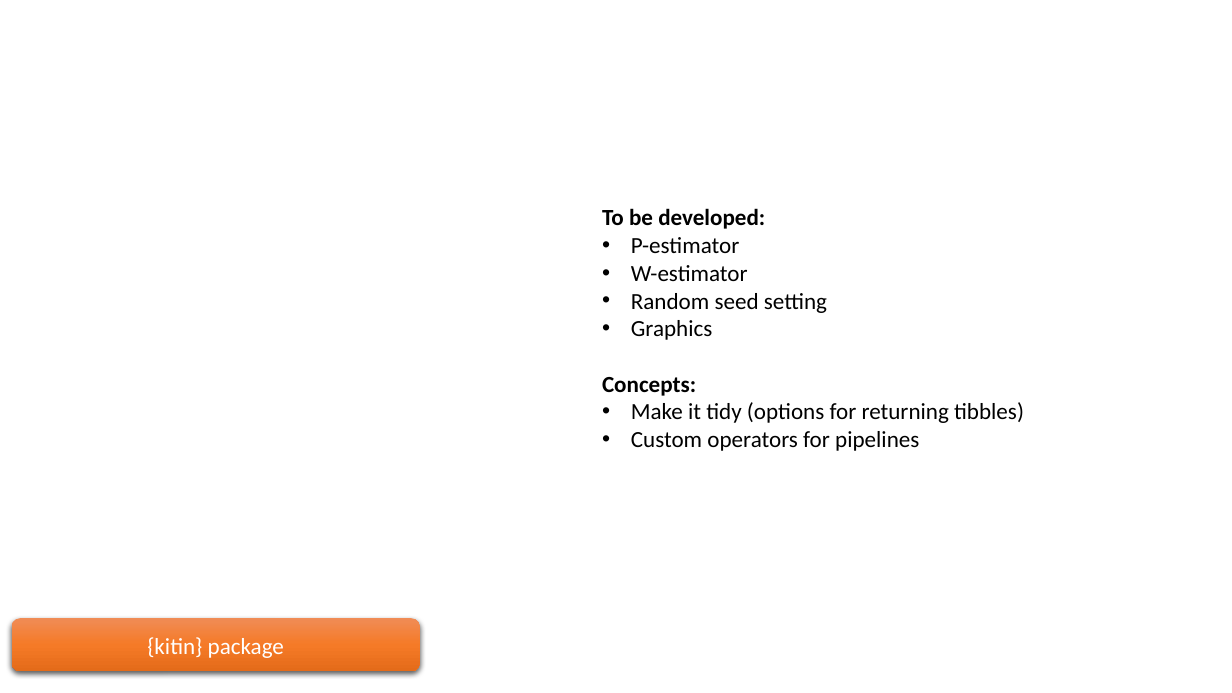
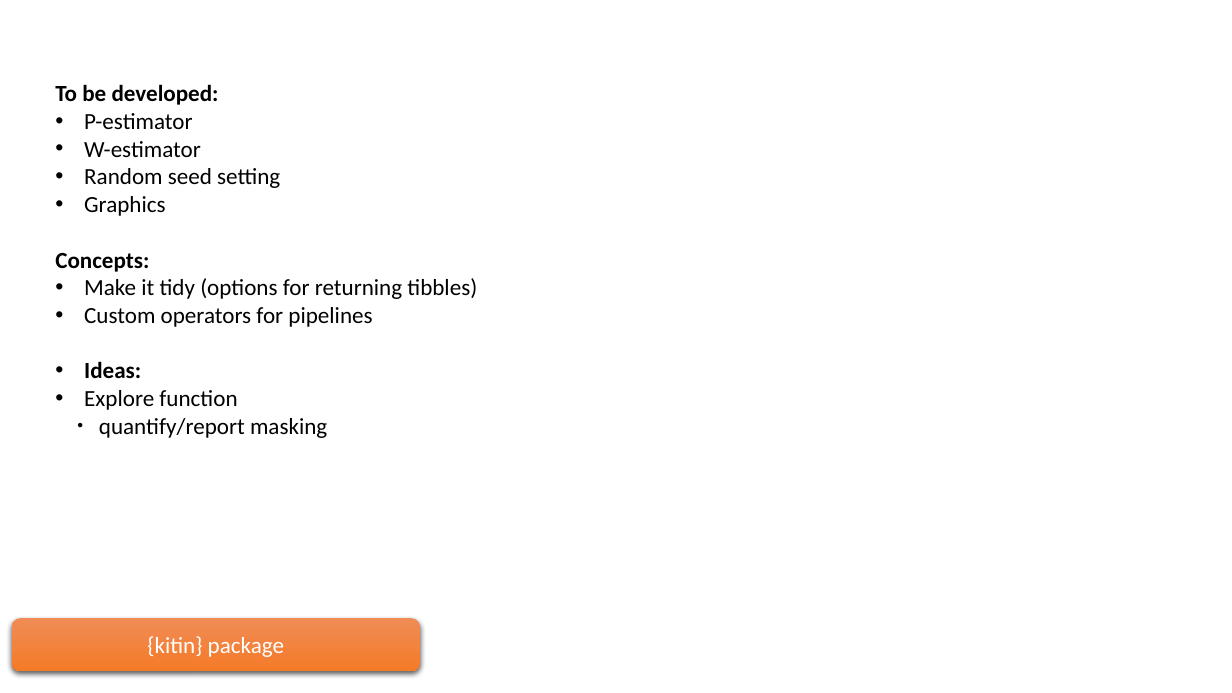
Before and after one commit to TamasSmahajcsikszabo/kitin, a slide deck: slide 2 of ARCHITECTURE.pptx. Drawn at 1232x693 pixels with LibreOffice and Linux fonts; fonts in the diff are those of the drawing. Boxes give left, top, right and bottom in pixels: in the first picture for what was removed or moved away, otherwise in the second. Text is boxed around its words. In the diff, an @@ line names an element or a change of style, - is before the commit and + after.

```diff
--- a/ARCHITECTURE.pptx
+++ b/ARCHITECTURE.pptx
@@ text "To be developed:" moved from (x1=602, y1=208, x2=1024, y2=451) to (x1=55, y1=84, x2=477, y2=438) @@
@@ text at (x1=84, y1=361, x2=327, y2=438): paragraphs added @@
+• Ideas:
+• Explore function
+  ● quantify/report masking
@@ rounded rectangle "{kitin} package" at (x1=12, y1=618, x2=421, y2=672): fill gradient #F18C57 to #F67B28 to #E56C19 to gradient #F08C56 to #F57A27; proportions changed @@
```
Also in this commit, not shown: 1 other slide changed, 7 other files.
